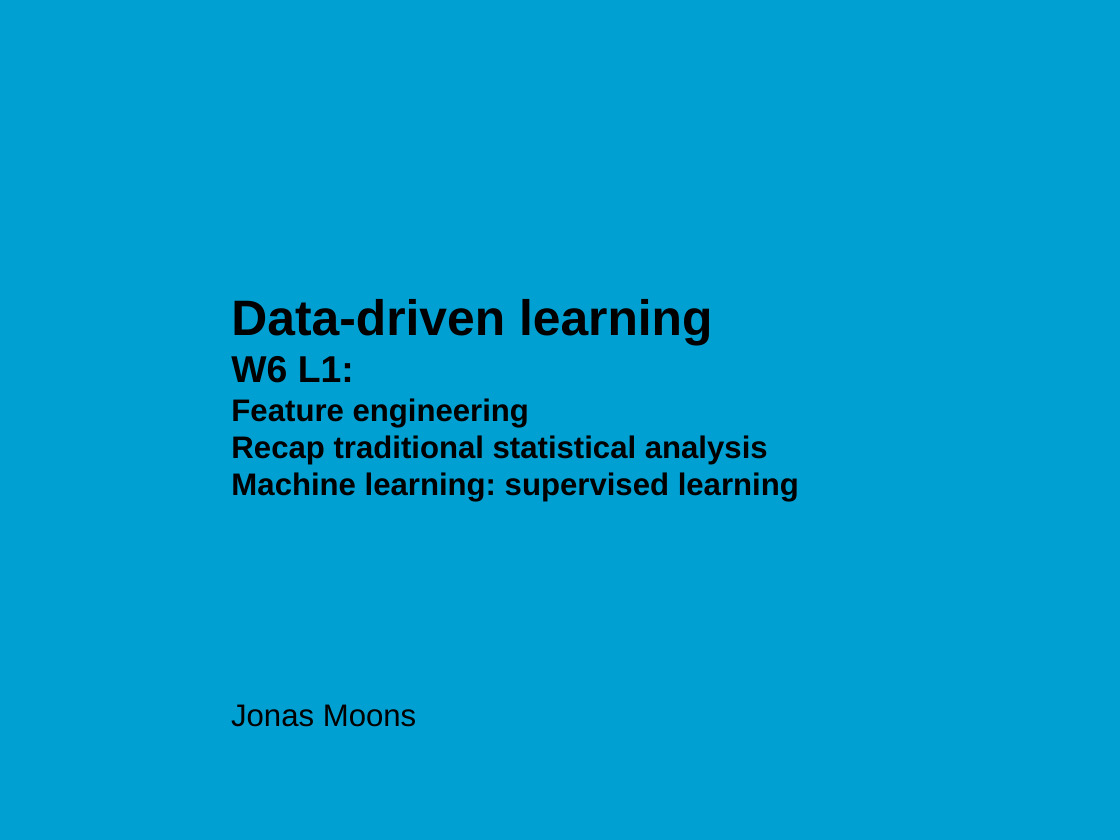
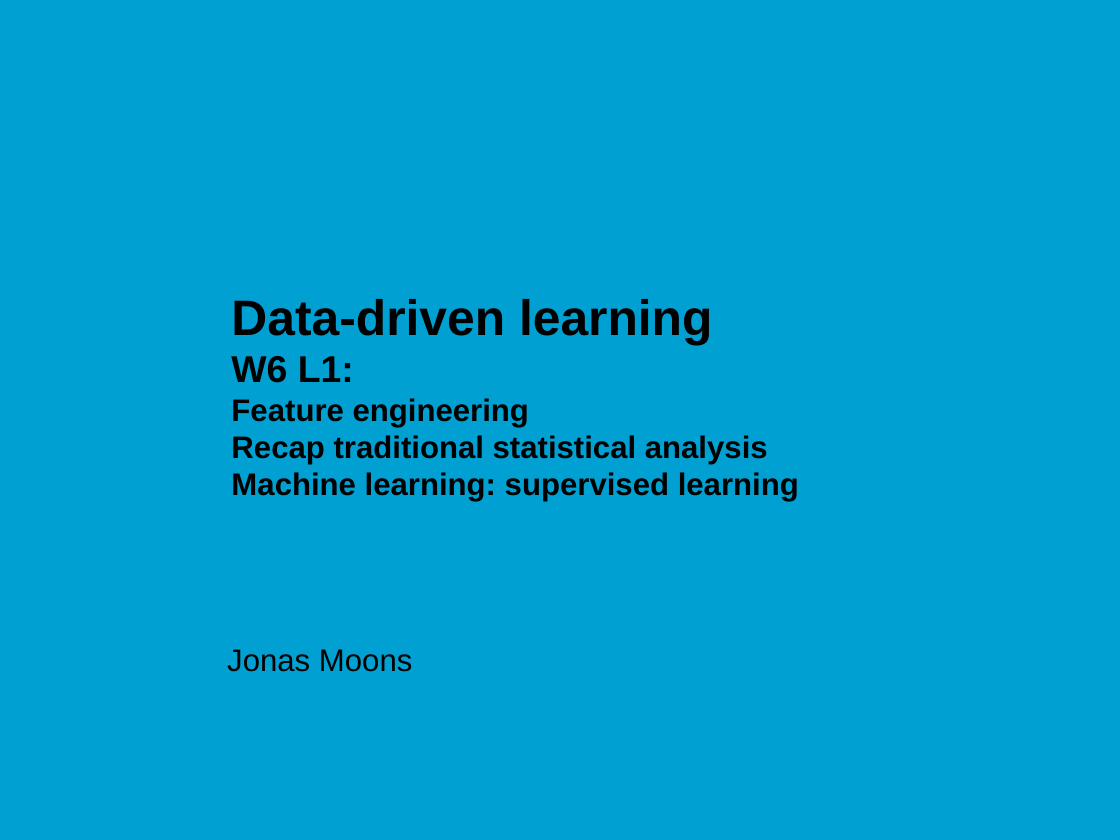
Before and after one commit to jonasmoons/data-driven-learning, a slide deck: slide 1 of slides/ddl-w6l1.pptx. Drawn at 1120x840 pixels with LibreOffice and Linux fonts; fonts in the diff are those of the drawing; background and template pictures are left out. Boxes give left, top, right and bottom in pixels: in the first picture for what was removed or moved away, otherwise in the second. Text is boxed around its words. In the diff, an @@ line names an element or a change of style, - is before the commit and + after.

```diff
--- a/slides/ddl-w6l1.pptx
+++ b/slides/ddl-w6l1.pptx
@@ subtitle "Jonas Moons": place and size @@
-subtitle "Jonas Moons" at <box>231,704,416,727</box>
+subtitle "Jonas Moons" at <box>227,649,412,672</box>
```
Also in this commit, not shown: 6 other slides changed, 1 slide removed, 11 other files.
